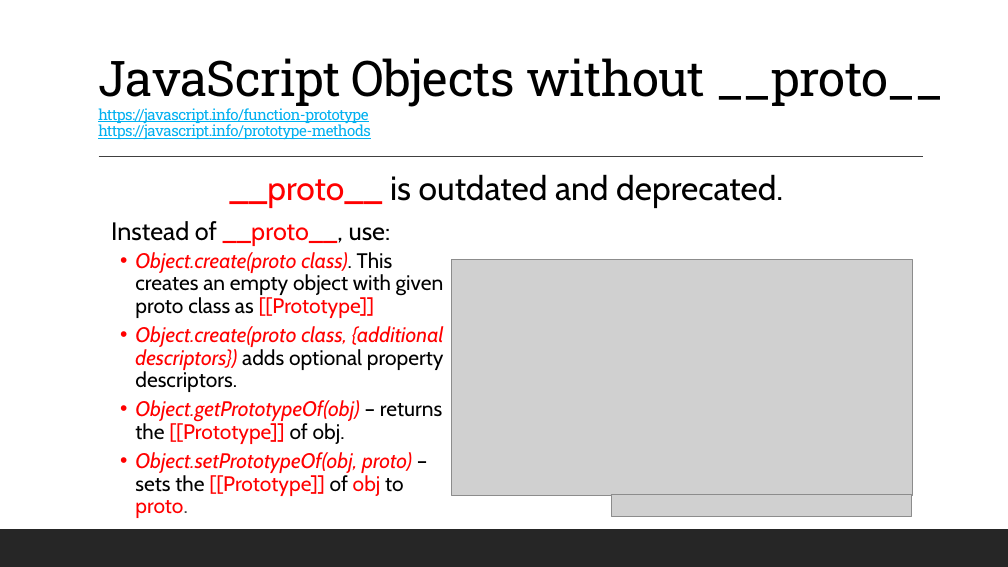
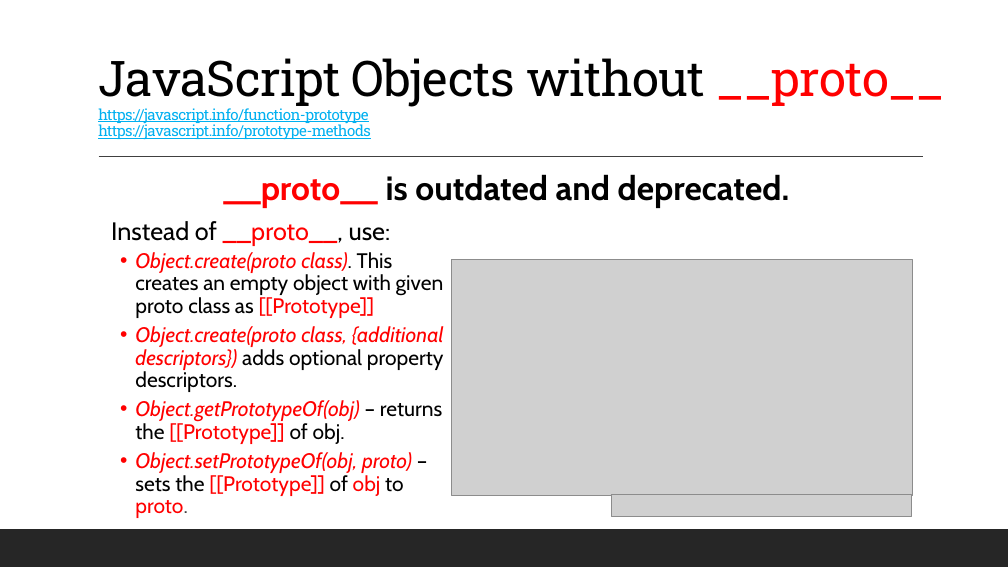
Before and after one commit to 12062021-dynamics365-uta/12062021-batch-repo, a slide deck: slide 13 of pdfs/w3/D25_.NET_JavaScriptObjectsAndClasses.pptx. Drawn at 1008x567 pixels with LibreOffice and Linux fonts; fonts in the diff are those of the drawing; grey boxes stand for pictures. Boxes give left, top, right and bottom in pixels: in the first picture for what was removed or moved away, otherwise in the second. Text is boxed around its words. In the diff, an @@ line names an element or a change of style, - is before the commit and + after.

```diff
--- a/pdfs/w3/D25_.NET_JavaScriptObjectsAndClasses.pptx
+++ b/pdfs/w3/D25_.NET_JavaScriptObjectsAndClasses.pptx
@@ title "JavaScript Objects without __proto__ https://javascript.info ..." at (x1=98, y1=58, x2=944, y2=140): text colour #000000 to #FF0000 in "__proto__" @@
@@ text "__proto__ is outdated and deprecated." at (x1=223, y1=174, x2=790, y2=208): bold on @@
```
Also in this commit, not shown: 4 other slides changed, 3 other files.
